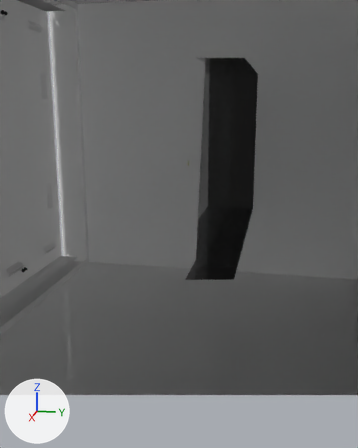
A saved change to the OBJ model examples/python/plantgl-rad-scene/testChamber.obj.
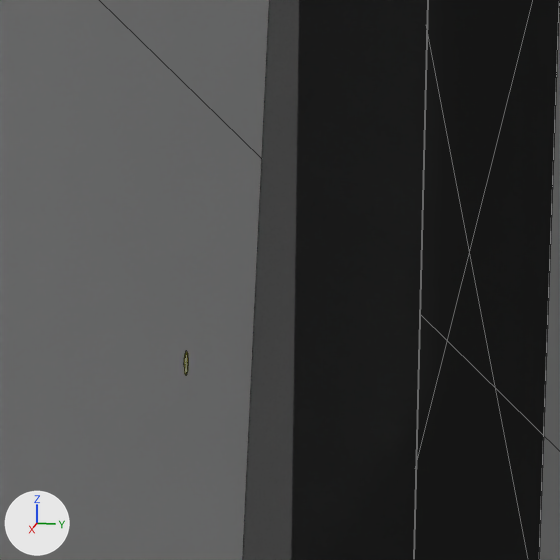
There are two pictures of each version: one from a 50 mm camera at (3.433, -0.58, 1.191) aimed at (1.295, -1.008, 0.656), one close up on the part from 43% to 72% of the width and 22% to 45% of the height. The lights are fixed; the arrows at lower left show +X, +Y and +Z. The close-ups show mesh edges as thin lines. Everything nearer to the camera than a plane just in front of the edit is cut away. Where no turn or scale is listed for an object, it has been applied to the vertices. Vertices at the same position are counted once.

The first close-up shows 'coteARtableAMaree', 'paroiy0', 'soustableAMaree'.
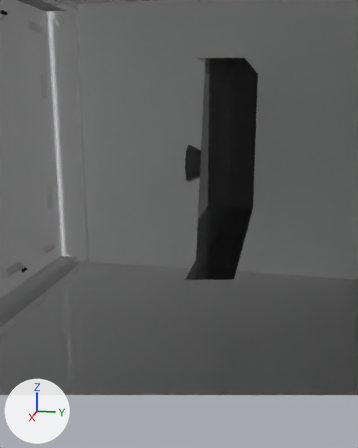
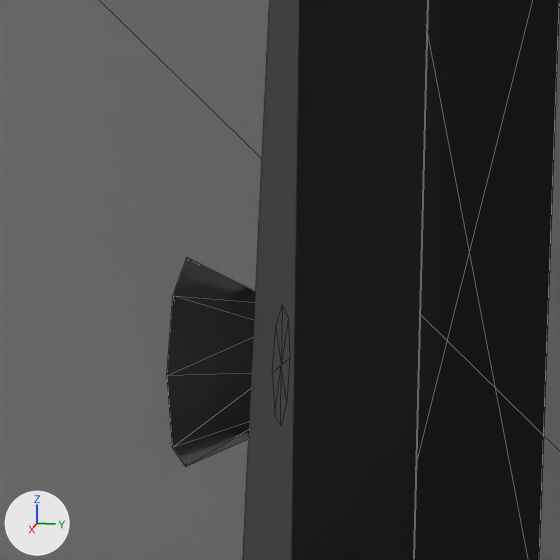
The change, as a diff of the scene's bpy script:
```diff
--- a/examples/python/plantgl-rad-scene/testChamber.obj.py
+++ b/examples/python/plantgl-rad-scene/testChamber.obj.py
@@ mat_pot @@
+mat_pot = principled_material('pot')
+mat_pot.base_color = (0.118, 0.118, 0.118)  # dark grey #606060
+mat_pot.roughness = 0.0
@@ me_flowerpot @@
 # used by ob_flowerpot; location = (0.0, 0.0, 0.0)
-me_flowerpot.from_pydata(...)  # 9 vertices, 8 faces; spans x 1.2045..1.2255, y -0.98, z 0.9095..0.9305
-me_flowerpot.materials.append(mat_jaune)  # yellow #ffff00
+me_flowerpot.from_pydata(...)  # 18 vertices, 32 faces; spans x 1.1279..1.3021, y -0.98..-0.9, z 0.8329..1.0071
+# me_flowerpot part 1
+# 8 vertices are removed from x 1.2045..1.2255, y -0.98, z 0.9095..0.9305
+# 8 faces are deleted
+# 17 vertices are added at x 1.1279..1.3021, y -0.98..-0.9, z 0.8329..1.0071
+# 32 new faces join them
+# me_flowerpot part 2: the surface is now shaded smooth
+me_flowerpot.materials.append(mat_pot)  # dark grey #606060
```

Location of each change, (x1, y1, x2, y2) in pixels of the close-ups (560 x 560 px):
'flowerPot', reshaped: before (184, 351, 188, 375); after (167, 258, 255, 467)
part 1 of me_flowerpot, built on: before (184, 351, 188, 375); after (167, 258, 255, 467)
